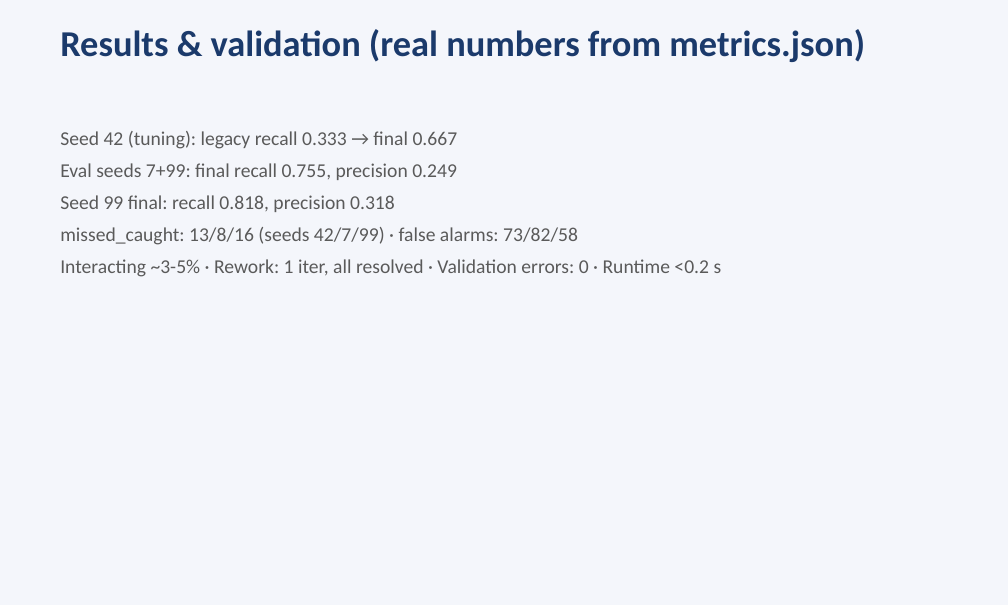
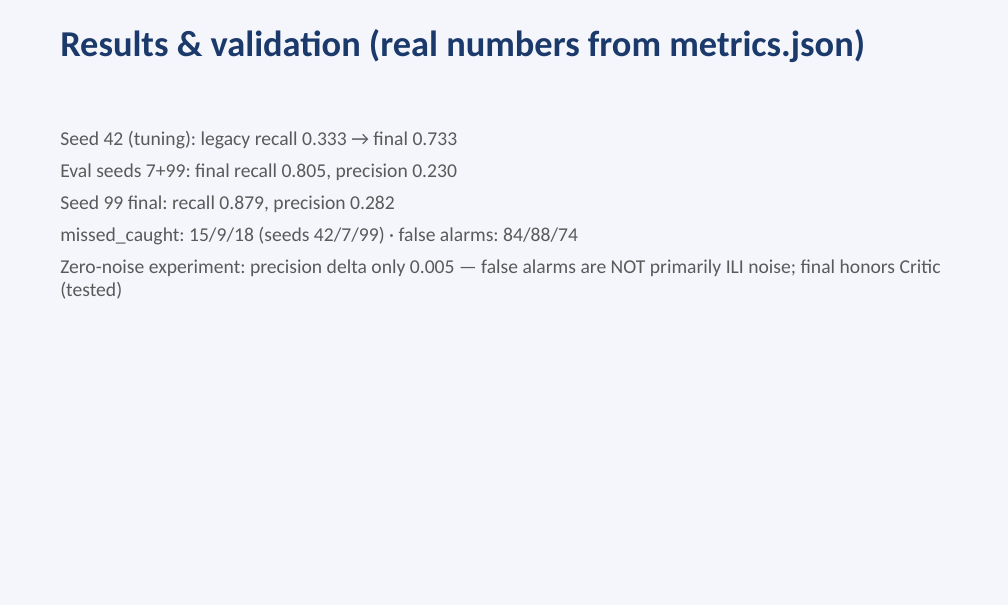
Before and after one commit to DeltaN04/Pipeline-Corrosion-Guard, a slide deck: slide 10 of presentation.pptx. Drawn at 1008x605 pixels with LibreOffice and Linux fonts; fonts in the diff are those of the drawing. Boxes give left, top, right and bottom in pixels: in the first picture for what was removed or moved away, otherwise in the second. Text is boxed around its words. In the diff, an @@ line names an element or a change of style, - is before the commit and + after.

Commit message:
Honor critic, add critic_screen row, extended metrics, noise experiment
1. n_finalize: final_class = more severe of (post-rework executor, critic_screen)
   for every anomaly; resolved items keep converged reason, never below screen.
   Added tests/test_honor_critic.py asserting the invariant on full runs.
2. New 'critic_screen' metrics row in _metrics, run_eval.py, metrics.json,
   REPORT.md, README.md, build_ppt.py, and the UI (now 5 columns).
3. Extended metrics per system/seed: IMMEDIATE-only recall/precision, exact-class
   accuracy, within-one-class accuracy, over/under-triage counts, and false-alarm
   adjacency classification (adjacent vs two-plus classes off).
4. Noise experiment in run_eval.py: zero-noise re-runs raise precision only
   +0.002..+0.008 (mean +0.005) -> measurement noise is NOT the primary cause
   of false alarms; they are genuinely ambiguous shallow/context-flagged
   anomalies. Root-cause wording corrected in all docs.
5. Reverted over-triage thresholds (depth 40->60, ctx 50->60): they cut seed-42
   recall 0.767->0.667 with negligible precision gain (0.213->0.215), so they
   were rolled back on the tuning seed only; confirmed on held-out 7/99.
6. Cleaned outputs/ (kept .gitkeep).
7. Regenerated REPORT.md and presentation.pptx from docs/metrics.json;
   Critic contribution described truthfully (recall floor; rework adds nothing
   beyond the screen due to shared rule family).
Also fixed executor_after_rework/_initial metrics-key collision with the UI by
renaming raw ablation maps to *_map in metrics.json.

```diff
--- a/presentation.pptx
+++ b/presentation.pptx
@@ text at <box>60,131,941,299</box>: text changed @@
-Seed 42 (tuning): legacy recall 0.333 → final 0.667
-Eval seeds 7+99: final recall 0.755, precision 0.249
-Seed 99 final: recall 0.818, precision 0.318
-missed_caught: 13/8/16 (seeds 42/7/99) · false alarms: 73/82/58
-Interacting ~3-5% · Rework: 1 iter, all resolved · Validation errors: 0 · Runtime <0.2 s
+Seed 42 (tuning): legacy recall 0.333 → final 0.733
+Eval seeds 7+99: final recall 0.805, precision 0.230
+Seed 99 final: recall 0.879, precision 0.282
+missed_caught: 15/9/18 (seeds 42/7/99) · false alarms: 84/88/74
+Zero-noise experiment: precision delta only 0.005 — false alarms are NOT primarily ILI noise; final honors Critic (tested)
```
Also in this commit, not shown: 3 other slides changed, 10 other files.
